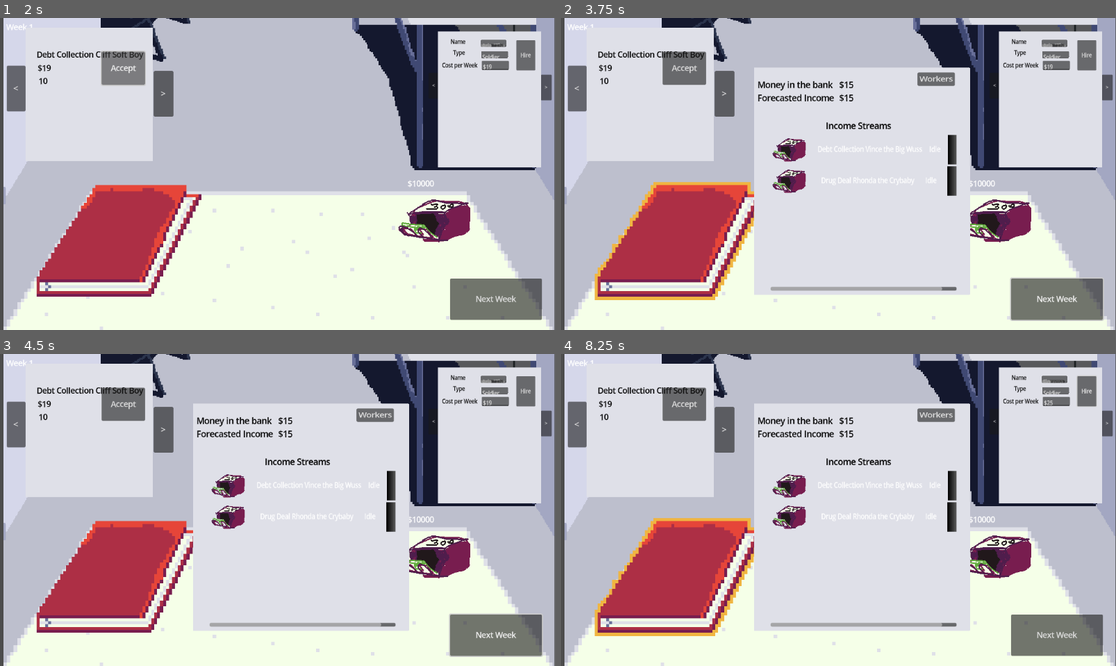
Above: before the commit, frames 1-4 (two rows, left to right).
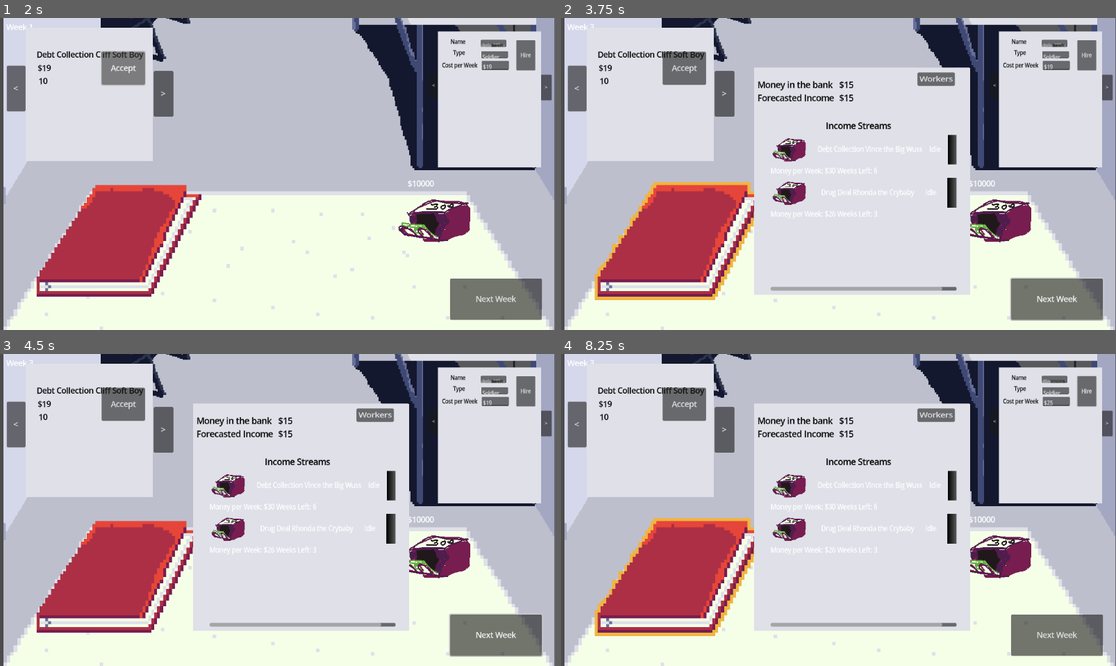
Above: after the commit, the same moments.

Repository: deruitda/ludum-dare-58
Game: Godot game, scene res://main.tscn
Same seed, same stepped clock (60 frames per second), same inputs: the game is played once before the commit and once after it.
Inputs (mouse positions are in pixels of both pictures, inside the frame that each line leads up to):
- Up to frame 1 (2 s): click "Accept" at 0.5 s; click "Accept" at 1.25 s
- Up to frame 2 (3.75 s): click "Next Week" at 2 s; click "Next Week" at 2.75 s; click (683, 242) at 3.5 s
- Up to frame 3 (4.5 s): click (399, 485) at 4.27 s
- Up to frame 4 (8.25 s): click "Workers" at 5 s; click "<" at 5.75 s; click ">" at 6.5 s; click "Hire" at 7.25 s; click (683, 578) at 8 s

Frame 1 is identical in both runs. In frame 2, 0.8% of the frame differs, in the area x 5-72%, y 2-65%; in frame 3, 0.8%; in frame 4, 0.8%.
Error before the commit: Invalid call. Nonexistent function 'get_in_progress_income_streams' in base 'Node (income_stream_manager.gd)'. (res://managers/game_manager.gd:13)
Error after the commit: Trying to assign value of type 'potential_idle_resource.gd' to a variable of type 'potential_idle_event.gd'. (res://entities/IncomeStreams/income_stream.gd:34)

Commit message:
showing weeks and shit

Diff:
--- a/entities/IncomeStreams/income_stream.gd
+++ b/entities/IncomeStreams/income_stream.gd
@@ -30,8 +30,8 @@
 	if has_idle_event():
 		return
 	var roll = randf()
-	#if roll < chanceOfEvent:
-		#current_idle_event = type.potential_idle_events.pick_random()
+	if roll < chanceOfEvent:
+		current_idle_event = type.potential_idle_events.pick_random()
 
 func get_weeks_left() -> int:
 	return duration_in_weeks - active_weeks_transpired
@@ -44,3 +44,9 @@
 
 func has_full_capacity() -> bool:
 	return get_capacity() == capacity
+
+func increment_week() -> void:
+	active_weeks_transpired = active_weeks_transpired + 1
+
+func is_completed() -> bool:
+	return active_weeks_transpired == duration_in_weeks
--- a/managers/IncomeStreamsManagers/income_stream_manager.gd
+++ b/managers/IncomeStreamsManagers/income_stream_manager.gd
@@ -1,15 +1,15 @@
 extends Node
 
-signal active_income_stream_added(income_stream: IncomeStream)
+signal income_stream_added(income_stream: IncomeStream)
 
 func accept_income_stream(income_stream: IncomeStream) -> void:
 	add_child(income_stream)
-	active_income_stream_added.emit(income_stream)
+	income_stream_added.emit(income_stream)
 
 func get_idle_income_streams() -> Array[IncomeStream]:
 	var return_array: Array[IncomeStream] = []
 	for child in get_children():
-		if child is IncomeStream and child.status == "Idle":
+		if child is IncomeStream and child.is_idle():
 			return_array.append(child)
 	return return_array
 
@@ -20,15 +20,31 @@
 			return_array.append(child)
 	return return_array
 
-func check_events() -> Array[IncomeStream]:
+func get_current_income_streams() -> Array[IncomeStream]:
 	var return_array: Array[IncomeStream] = []
 	for child in get_children():
 		if child is IncomeStream:
-			child.type
-			return_array.append(child)
+			if not child.is_completed():
+				return_array.append(child)
 	return return_array
 
-func get_income_stream_by_index(index: int) -> IncomeStream:
-	var income_streams = get_income_streams()
-	var income_stream = income_streams[index]
-	return income_stream
+func get_active_income_streams() -> Array[IncomeStream]:
+	var return_array: Array[IncomeStream] = []
+	for child in get_children():
+		if child is IncomeStream:
+			if not child.is_idle() and not child.is_completed:
+				return_array.append(child)
+	return return_array
+
+#func check_events() -> Array[IncomeStream]:
+	#var return_array: Array[IncomeStream] = []
+	#for child in get_children():
+		#if child is IncomeStream:
+			#child.type
+			#return_array.append(child)
+	#return return_array
+	#
+#func get_income_stream_by_index(index: int) -> IncomeStream:
+	#var income_streams = get_income_streams()
+	#var income_stream = income_streams[index]
+	#return income_stream
--- a/managers/game_manager.gd
+++ b/managers/game_manager.gd
@@ -10,8 +10,12 @@
 
 func progress_to_next_week():
 
-	for income_streams in IncomeStreamManager.get_in_progress_income_streams():
-		GameState.collect_money(income_streams.income_per_week)
+	for income_stream in IncomeStreamManager.get_active_income_streams():
+		GameState.collect_money(income_stream.income_per_week)
+		income_stream.increment_week()
+		if income_stream.is_completed():
+			pass
+
 
 	for worker in WorkerManager.get_workers():
 		GameState.spend_money(worker.cost_per_week)
--- a/scenes/binder/income_streams_page.gd
+++ b/scenes/binder/income_streams_page.gd
@@ -7,6 +7,12 @@
 @export var income_overview_grid: IncomeOverviewGrid
 @export var total_money_label: Label
 @export var forcasted_money_label: Label
+
+func _ready() -> void:
+	IncomeStreamManager.income_stream_added.connect(_on_income_stream_added)
+
+func _on_income_stream_added(income_stream: IncomeStream) -> void:
+	refresh()
 
 func set_money_label(label: String) -> void:
 	total_money_label.text = label
@@ -20,7 +26,7 @@
 		income_overview_grid.add_row(income_stream)
 func refresh() -> void:
 	income_overview_grid.reset()
-	for income_stream in IncomeStreamManager.get_income_streams():
+	for income_stream in IncomeStreamManager.get_current_income_streams():
 		income_overview_grid.add_row(income_stream)
 
 func _on_overview_grid_on_detail_button_press(income_stream: IncomeStream) -> void:
--- a/scenes/grids/income/income_data_row.gd
+++ b/scenes/grids/income/income_data_row.gd
@@ -1,11 +1,13 @@
-extends HBoxContainer
+extends VBoxContainer
 class_name IncomeDataRow
 
 signal on_detail_button_press(income_stream: IncomeStream)
-@onready var status_label: Label = $StatusLabel
+@onready var income_stream: IncomeStream
 
-@onready var income_stream: IncomeStream
-@export var description_label: Label
+@onready var status_label: Label = $IncomeDataRow/StatusLabel
+@onready var description_label: Label = $IncomeDataRow/DescriptionLabel
+@onready var money_per_week_label: Label = $HBoxContainer/MoneyPerWeekLabel
+@onready var weeks_left_label: Label = $HBoxContainer/WeeksLeftLabel
 
 func set_income_stream(new_income_stream: IncomeStream) -> void:
 	income_stream = new_income_stream
@@ -17,6 +19,8 @@
 		status_label.text = "Idle"
 	else:
 		status_label.text = "Ready"
+	money_per_week_label.text = "Money per Week: $" + str(income_stream.income_per_week)
+	weeks_left_label.text = "Weeks Left: " + str(income_stream.get_weeks_left())
 
 func _on_details_button_button_up() -> void:
 	on_detail_button_press.emit(income_stream)
--- a/scenes/grids/income/income_data_row.tscn
+++ b/scenes/grids/income/income_data_row.tscn
@@ -15,11 +15,16 @@
 fill_from = Vector2(1, 0)
 fill_to = Vector2(0.0066006603, 0)
 
-[node name="IncomeDataRow" type="HBoxContainer" node_paths=PackedStringArray("description_label")]
+[node name="VBoxContainer" type="VBoxContainer"]
+offset_left = 514.0
+offset_right = 514.0
+offset_bottom = 64.0
 script = ExtResource("1_e6oim")
-description_label = NodePath("DescriptionLabel")
 
-[node name="ImageTextureRect" type="TextureRect" parent="."]
+[node name="IncomeDataRow" type="HBoxContainer" parent="."]
+layout_mode = 2
+
+[node name="ImageTextureRect" type="TextureRect" parent="IncomeDataRow"]
 custom_minimum_size = Vector2(64, 64)
 layout_mode = 2
 size_flags_horizontal = 4
@@ -27,12 +32,12 @@
 texture = ExtResource("1_xcmw4")
 expand_mode = 3
 
-[node name="MarginContainer" type="MarginContainer" parent="."]
+[node name="MarginContainer" type="MarginContainer" parent="IncomeDataRow"]
 custom_minimum_size = Vector2(10, 0)
 layout_mode = 2
 size_flags_horizontal = 3
 
-[node name="DescriptionLabel" type="Label" parent="."]
+[node name="DescriptionLabel" type="Label" parent="IncomeDataRow"]
 custom_minimum_size = Vector2(10, 10)
 layout_mode = 2
 size_flags_vertical = 1
@@ -40,23 +45,23 @@
 horizontal_alignment = 1
 vertical_alignment = 1
 
-[node name="MarginContainer2" type="MarginContainer" parent="."]
+[node name="MarginContainer2" type="MarginContainer" parent="IncomeDataRow"]
 custom_minimum_size = Vector2(10, 0)
 layout_mode = 2
 size_flags_horizontal = 3
 
-[node name="StatusLabel" type="Label" parent="."]
+[node name="StatusLabel" type="Label" parent="IncomeDataRow"]
 layout_mode = 2
 size_flags_horizontal = 4
 text = "Idle"
 horizontal_alignment = 1
 
-[node name="MarginContainer3" type="MarginContainer" parent="."]
+[node name="MarginContainer3" type="MarginContainer" parent="IncomeDataRow"]
 custom_minimum_size = Vector2(10, 0)
 layout_mode = 2
 size_flags_horizontal = 3
 
-[node name="DetailsButton" type="TextureButton" parent="."]
+[node name="DetailsButton" type="TextureButton" parent="IncomeDataRow"]
 layout_mode = 2
 size_flags_horizontal = 0
 size_flags_vertical = 0
@@ -64,4 +69,15 @@
 texture_pressed = SubResource("GradientTexture2D_8pqwb")
 stretch_mode = 0
 
-[connection signal="button_up" from="DetailsButton" to="." method="_on_details_button_button_up"]
+[node name="HBoxContainer" type="HBoxContainer" parent="."]
+layout_mode = 2
+
+[node name="MoneyPerWeekLabel" type="Label" parent="HBoxContainer"]
+layout_mode = 2
+text = "Money Per Week: $15"
+
+[node name="WeeksLeftLabel" type="Label" parent="HBoxContainer"]
+layout_mode = 2
+text = "Weeks Left: 8"
+
+[connection signal="button_up" from="IncomeDataRow/DetailsButton" to="IncomeDataRow" method="_on_details_button_button_up"]
